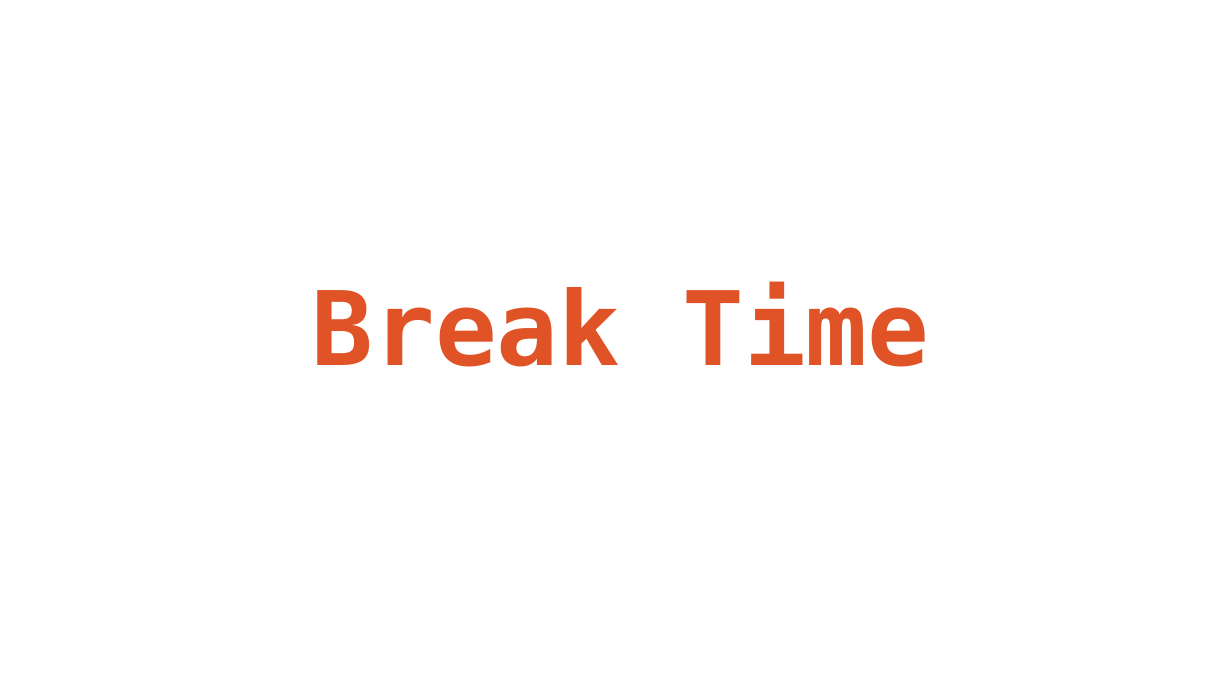
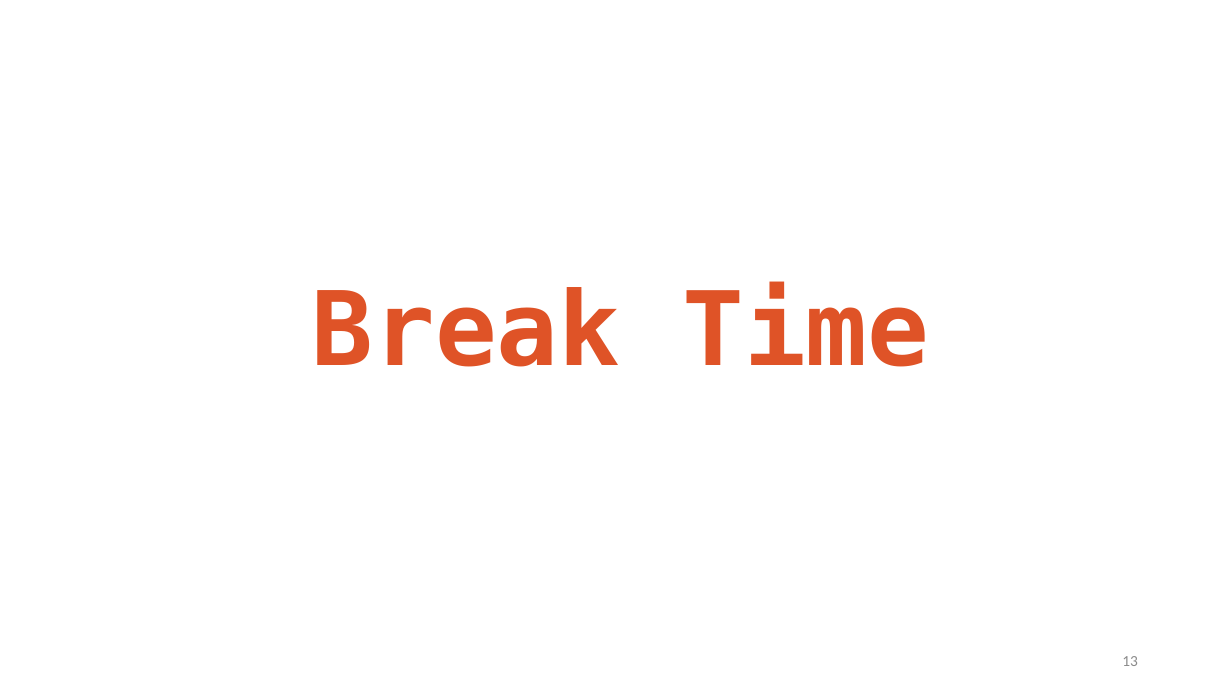
Before and after one commit to TysonStanley/EDU-6050, a slide deck: slide 13 of Slides/02_EDUC_6050_2018.pptx. Drawn at 1232x693 pixels with LibreOffice and Linux fonts; fonts in the diff are those of the drawing. Boxes give left, top, right and bottom in pixels: in the first picture for what was removed or moved away, otherwise in the second. Text is boxed around its words. In the diff, an @@ line names an element or a change of style, - is before the commit and + after.

```diff
--- a/Slides/02_EDUC_6050_2018.pptx
+++ b/Slides/02_EDUC_6050_2018.pptx
@@ page number added at (1122, 656, 1138, 666), 12 pt, text #8C8C8C @@
+13
```
Also in this commit, not shown: 30 other slides changed, 4 other files.
